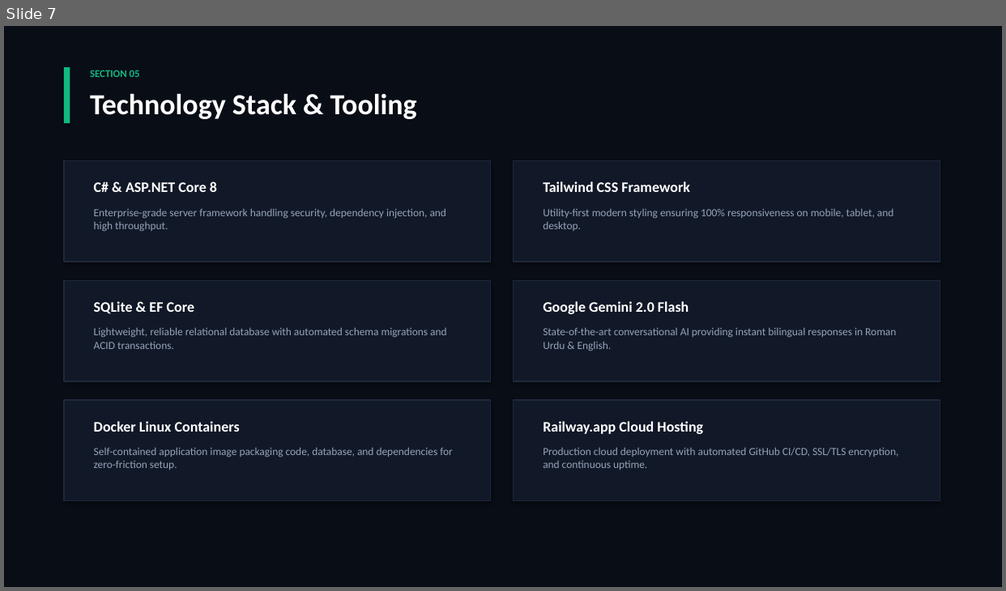
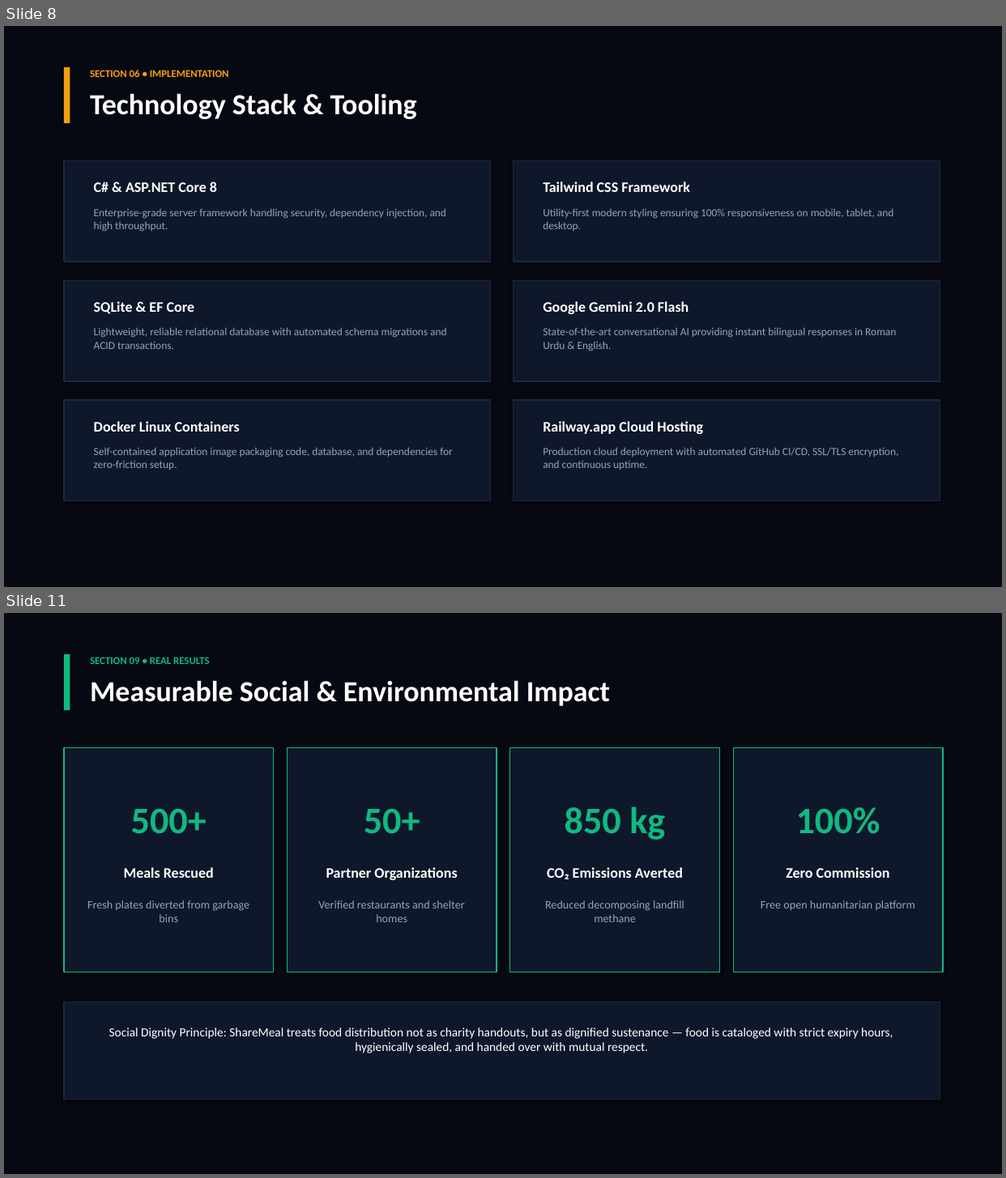
Before and after one commit to Khulfan42/ShareMeal-Platform, a slide deck: wwwroot/ShareMeal_Presentation.pptx. Shown one above the other, each under a label of ours: slide 7 before the commit, slides 8 and 11 after it; the slides between them are not shown. The pictures are 1006x591 and 1006x1178 pixels, drawn with LibreOffice and Linux fonts; fonts in the diff are those of the drawing. Boxes give left, top, right and bottom in pixels: in the first picture for what was removed or moved away, otherwise in the second. Text is boxed around its words. In the diff, an @@ line names an element or a change of style, - is before the commit and + after.

```diff
--- a/wwwroot/ShareMeal_Presentation.pptx
+++ b/wwwroot/ShareMeal_Presentation.pptx
@@ slide 11 added at bbox=[4, 613, 1002, 1174], background #FFFFFF @@
@@ rectangle added at bbox=[4, 613, 1002, 1174], fill #060911 @@
@@ rectangle added at bbox=[64, 654, 70, 710], fill #10B981 @@
@@ text added at bbox=[90, 657, 210, 664], 10 pt, text #10B981, bold @@
+SECTION 09 • REAL RESULTS
@@ text added at bbox=[90, 680, 610, 706], 28 pt, text #FFFFFF, bold @@
+Measurable Social & Environmental Impact
@@ rectangle added at bbox=[64, 747, 274, 973], fill #0F172A, outline #10B981 1 pt @@
@@ rectangle added at bbox=[287, 747, 496, 973], fill #0F172A, outline #10B981 1 pt @@
@@ rectangle added at bbox=[510, 747, 720, 973], fill #0F172A, outline #10B981 1 pt @@
@@ rectangle added at bbox=[733, 747, 943, 973], fill #0F172A, outline #10B981 1 pt @@
@@ text added at bbox=[565, 807, 665, 840], 36 pt, text #10B981, bold @@
+850 kg
@@ text added at bbox=[131, 808, 206, 834], 36 pt, text #10B981, bold @@
+500+
@@ text added at bbox=[364, 808, 420, 834], 36 pt, text #10B981, bold @@
+50+
@@ text added at bbox=[796, 807, 880, 834], 36 pt, text #10B981, bold @@
+100%
@@ text added at bbox=[124, 867, 214, 878], 14 pt, text #FFFFFF, bold @@
+Meals Rescued
@@ text added at bbox=[326, 867, 457, 880], 14 pt, text #FFFFFF, bold @@
+Partner Organizations
@@ text added at bbox=[547, 867, 683, 879], 14 pt, text #FFFFFF, bold @@
+CO₂ Emissions Averted
@@ text added at bbox=[786, 867, 890, 878], 14 pt, text #FFFFFF, bold @@
+Zero Commission
@@ text added at bbox=[87, 901, 249, 922], 11 pt, text #94A3B8 @@
+Fresh plates diverted from garbage bins
@@ text added at bbox=[318, 901, 465, 922], 11 pt, text #94A3B8 @@
+Verified restaurants and shelter homes
@@ text added at bbox=[545, 901, 684, 922], 11 pt, text #94A3B8 @@
+Reduced decomposing landfill methane
@@ text added at bbox=[761, 901, 915, 910], 11 pt, text #94A3B8 @@
+Free open humanitarian platform
@@ rectangle added at bbox=[64, 1003, 940, 1100], fill #0F172A, outline #1E293B 1 pt @@
@@ text added at bbox=[109, 1028, 893, 1054], 12 pt, text #FFFFFF @@
+Social Dignity Principle: ShareMeal treats food distribution not as charity handouts, but as dignified sustenance — food is cataloged with strict expiry hours, hygienically sealed, and handed over with mutual respect.
@@ what was slide 7 is now slide 8 @@
@@ slide 8 changed as well @@
@@ rectangle at bbox=[4, 26, 1002, 587]: fill #090D16 to #060911 @@
@@ rectangle at bbox=[64, 67, 70, 123]: fill #10B981 to #F59E0B @@
@@ text at bbox=[90, 70, 229, 77]: text changed; text colour #10B981 to #F59E0B @@
-SECTION 05
+SECTION 06 • IMPLEMENTATION
```
Also in this commit, not shown: 7 other slides changed, 4 other slides added, 3 slides removed, 3 other files.
